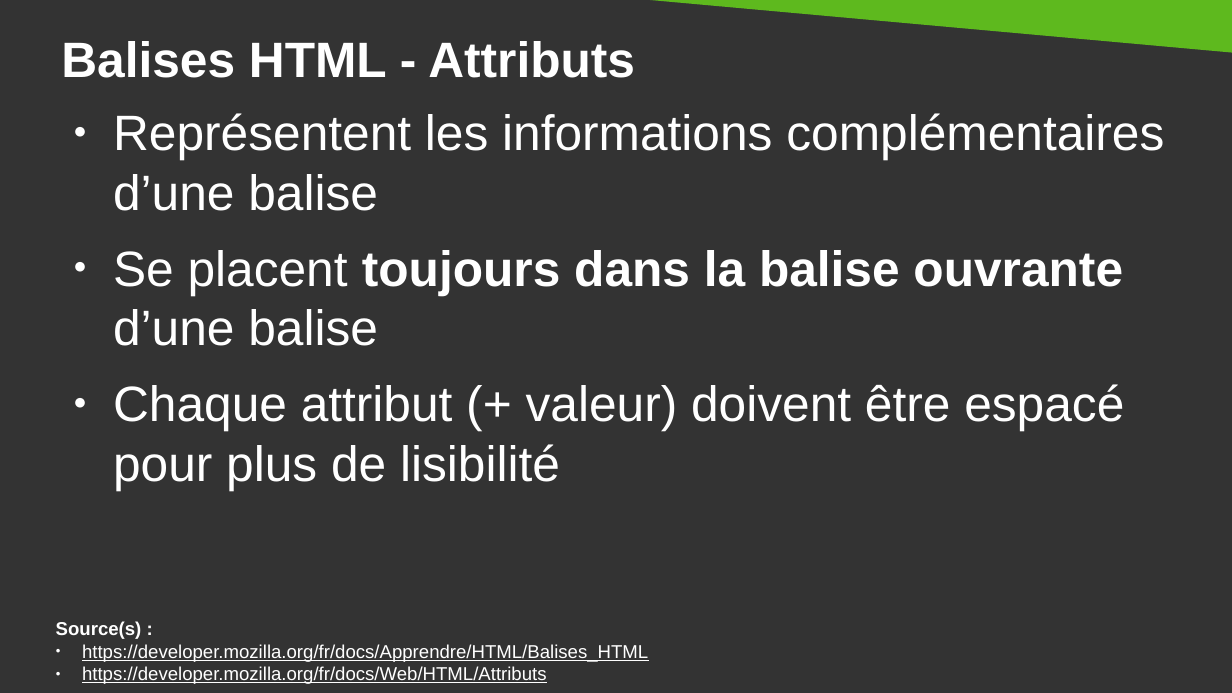
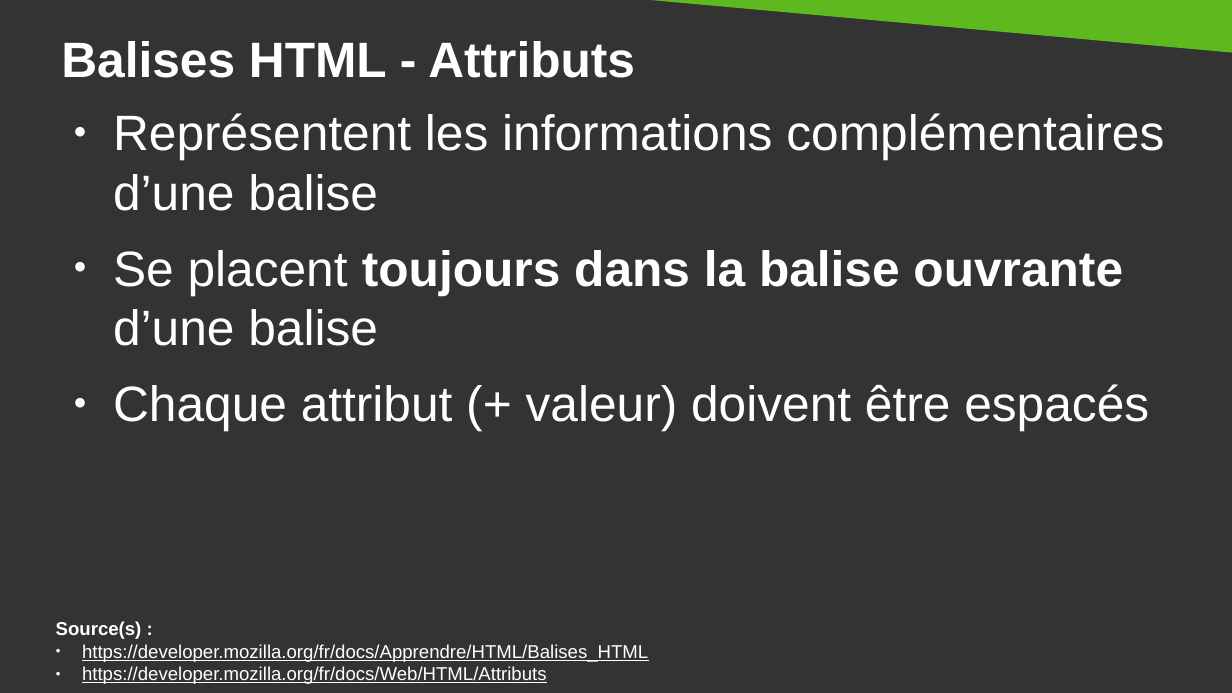
Before and after one commit to DanYellow/cours, a slide deck: slide 26 of integration-web-s1/travaux-pratiques/numero-1/presentation.odp. Drawn at 1232x693 pixels with LibreOffice and Linux fonts; fonts in the diff are those of the drawing. Boxes give left, top, right and bottom in pixels: in the first picture for what was removed or moved away, otherwise in the second. Text is boxed around its words. In the diff, an @@ line names an element or a change of style, - is before the commit and + after.

```diff
--- a/integration-web-s1/travaux-pratiques/numero-1/presentation.odp
+++ b/integration-web-s1/travaux-pratiques/numero-1/presentation.odp
@@ text at <box>113,384,1149,431</box>: text changed @@
-● Chaque attribut (+ valeur) doivent être espacé pour plus de lisibilité
+● Chaque attribut (+ valeur) doivent être espacés
```
Also in this commit, not shown: 19 other slides changed, 1 slide added, 6 other files.
